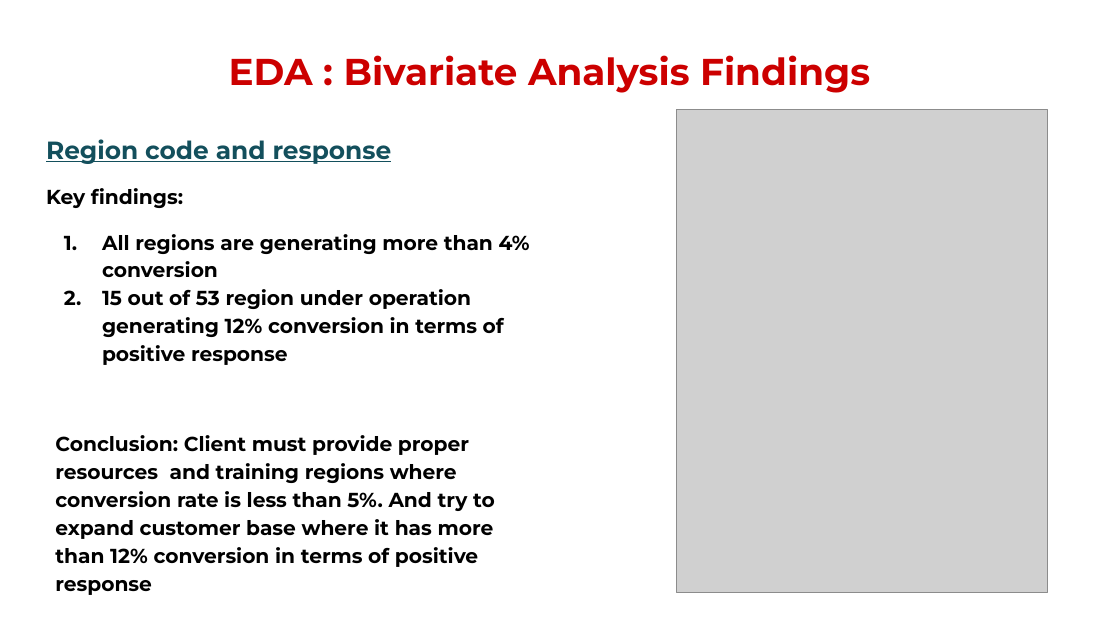
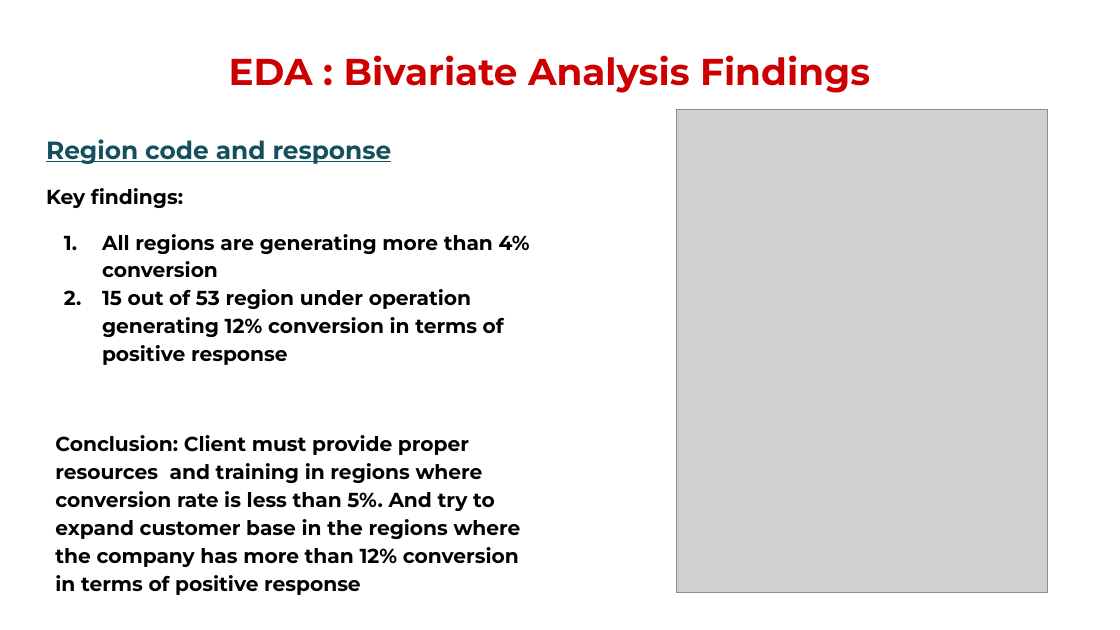
Before and after one commit to chandrakar-shubham/health-insurance-cross-sell-prediction, a slide deck: slide 13 of Project_presentation.pptx. Drawn at 1120x630 pixels with LibreOffice and Linux fonts; fonts in the diff are those of the drawing; grey boxes stand for pictures; background and template pictures are left out. Boxes give left, top, right and bottom in pixels: in the first picture for what was removed or moved away, otherwise in the second. Text is boxed around its words. In the diff, an @@ line names an element or a change of style, - is before the commit and + after.

```diff
--- a/Project_presentation.pptx
+++ b/Project_presentation.pptx
@@ text at box(55, 435, 521, 595): text changed @@
-Conclusion: Client must provide proper resources and training regions where conversion rate is less than 5%. And try to expand customer base where it has more than 12% conversion in terms of positive response
+Conclusion: Client must provide proper resources and training in regions where conversion rate is less than 5%. And try to expand customer base in the regions where the company has more than 12% conversion in terms of positive response
```
Also in this commit, not shown: 6 other slides changed.
